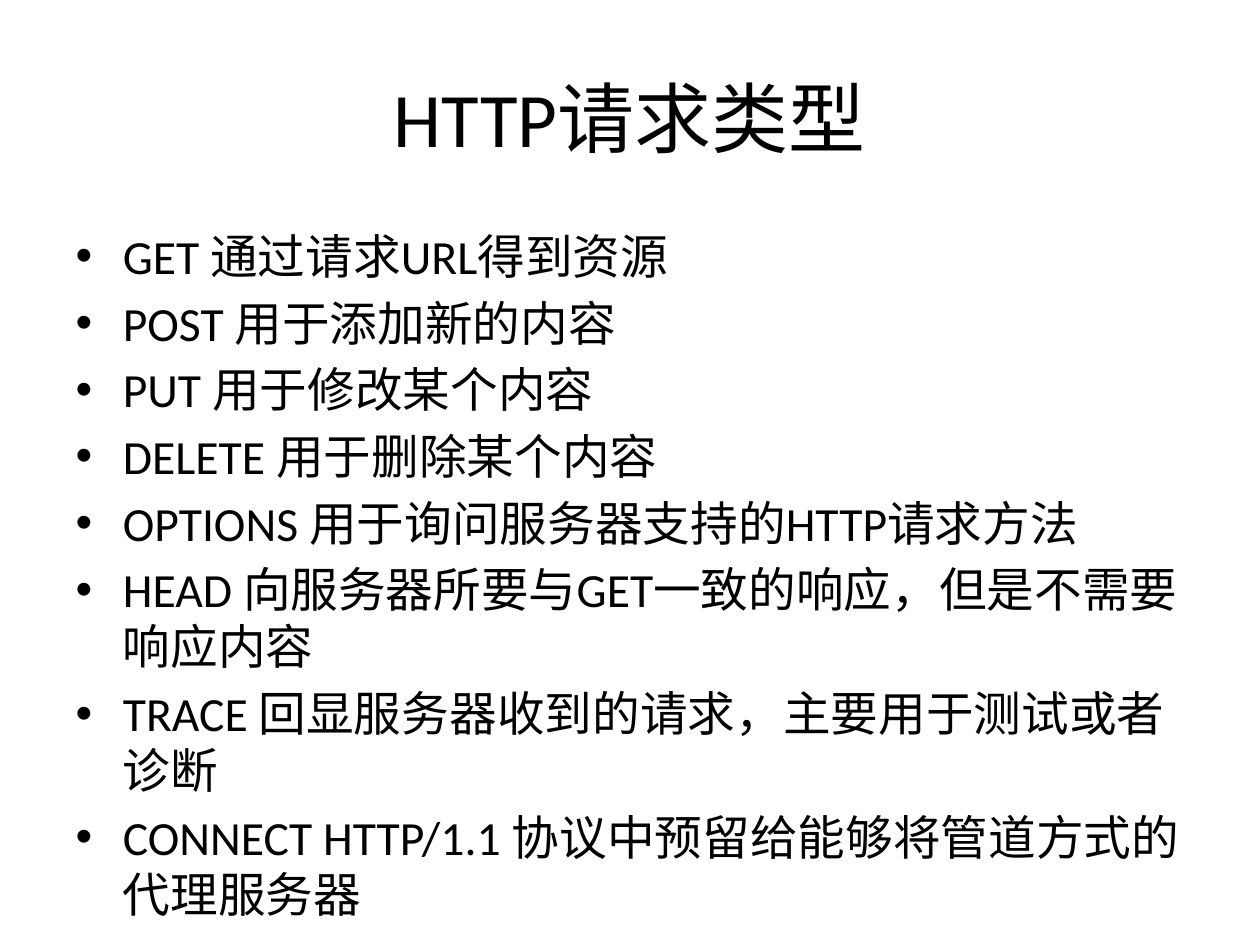
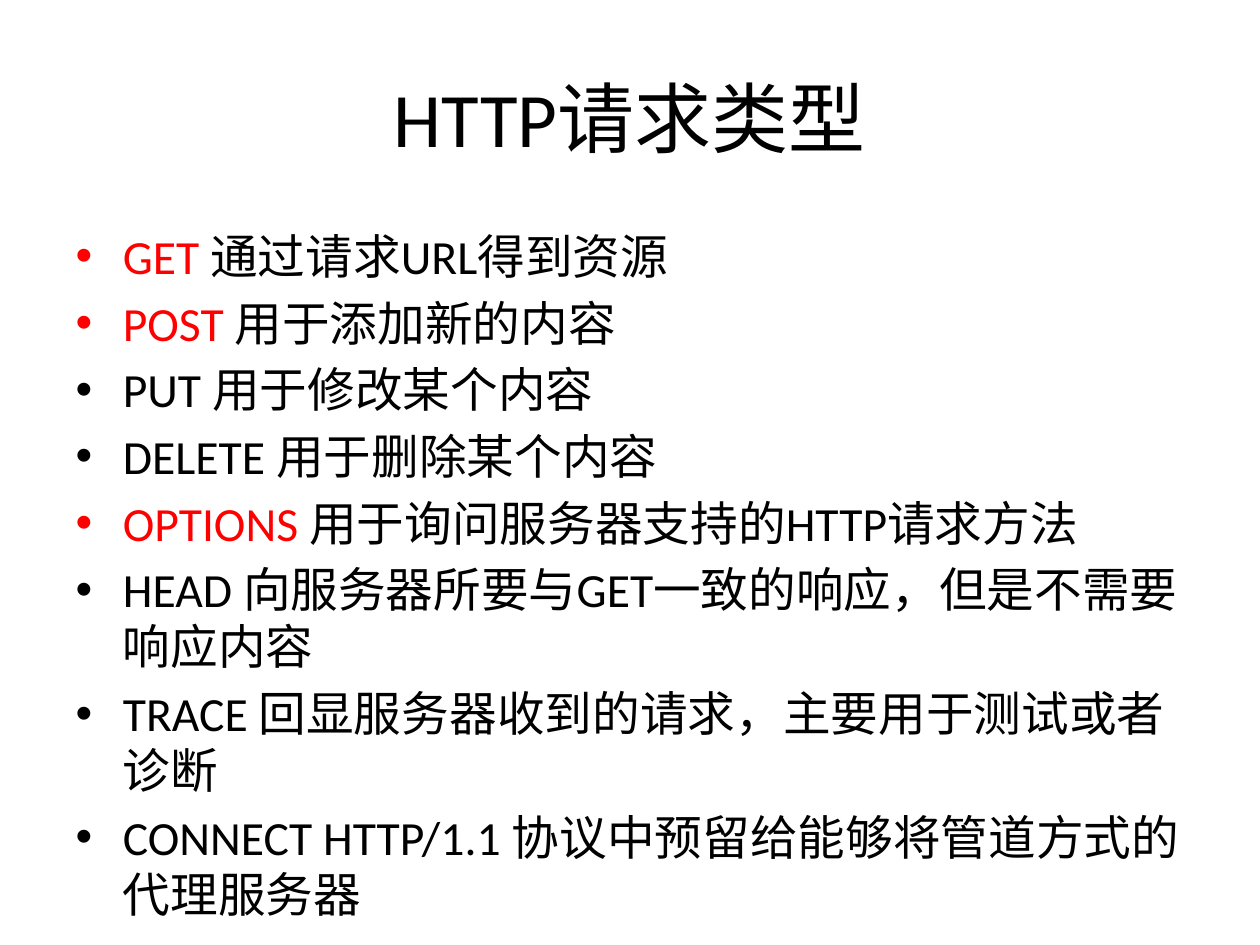
Before and after one commit to zhan3333/php-example, a slide deck: slide 7 of doc/ppt/第七课-http协议.pptx. Drawn at 1260x945 pixels with LibreOffice and Linux fonts; fonts in the diff are those of the drawing. Boxes give left, top, right and bottom in pixels: in the first picture for what was removed or moved away, otherwise in the second. Text is boxed around its words. In the diff, an @@ line names an element or a change of style, - is before the commit and + after.

```diff
--- a/doc/ppt/第七课-http协议.pptx
+++ b/doc/ppt/第七课-http协议.pptx
@@ text at (123, 234, 1078, 545): text colour #000000 to #FF0000 in "GET", "POST", "OPTIONS" @@
```
Also in this commit, not shown: 7 other slides changed, 10 other files.
